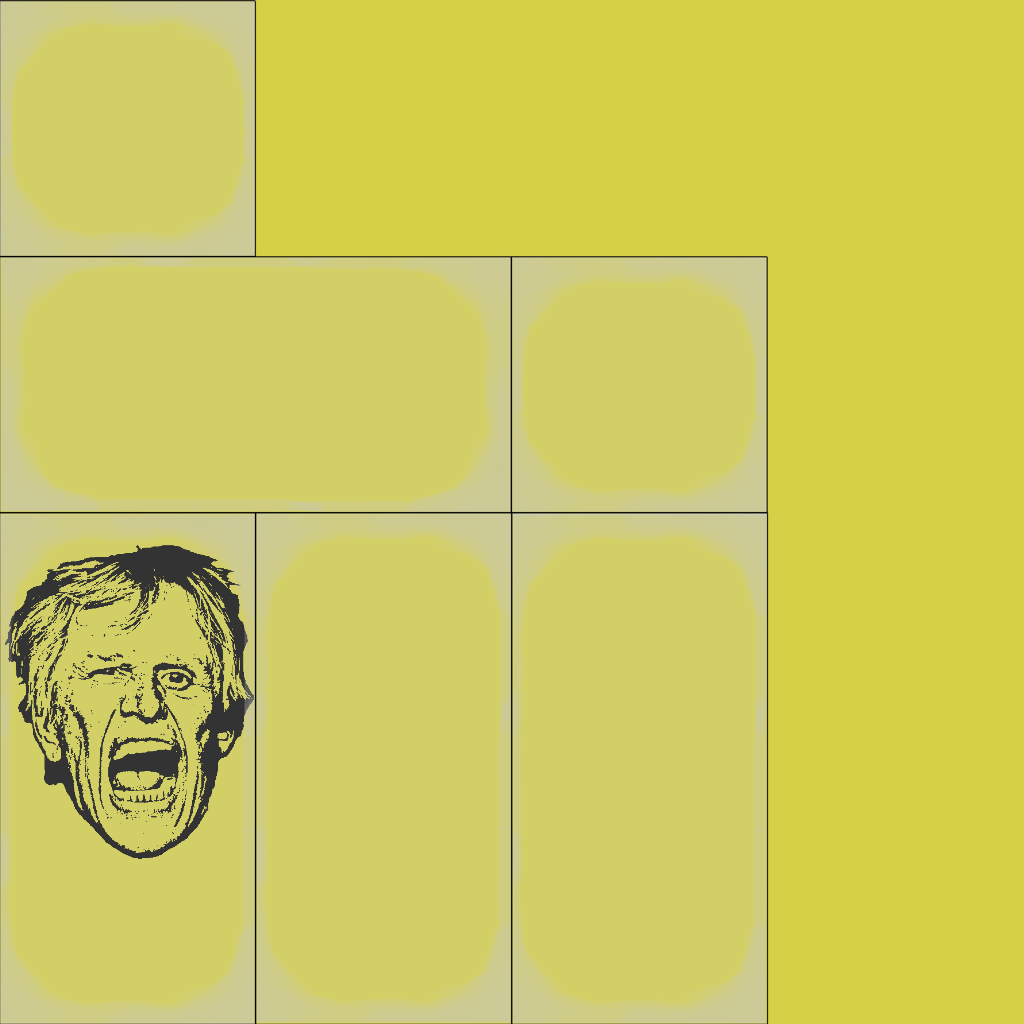
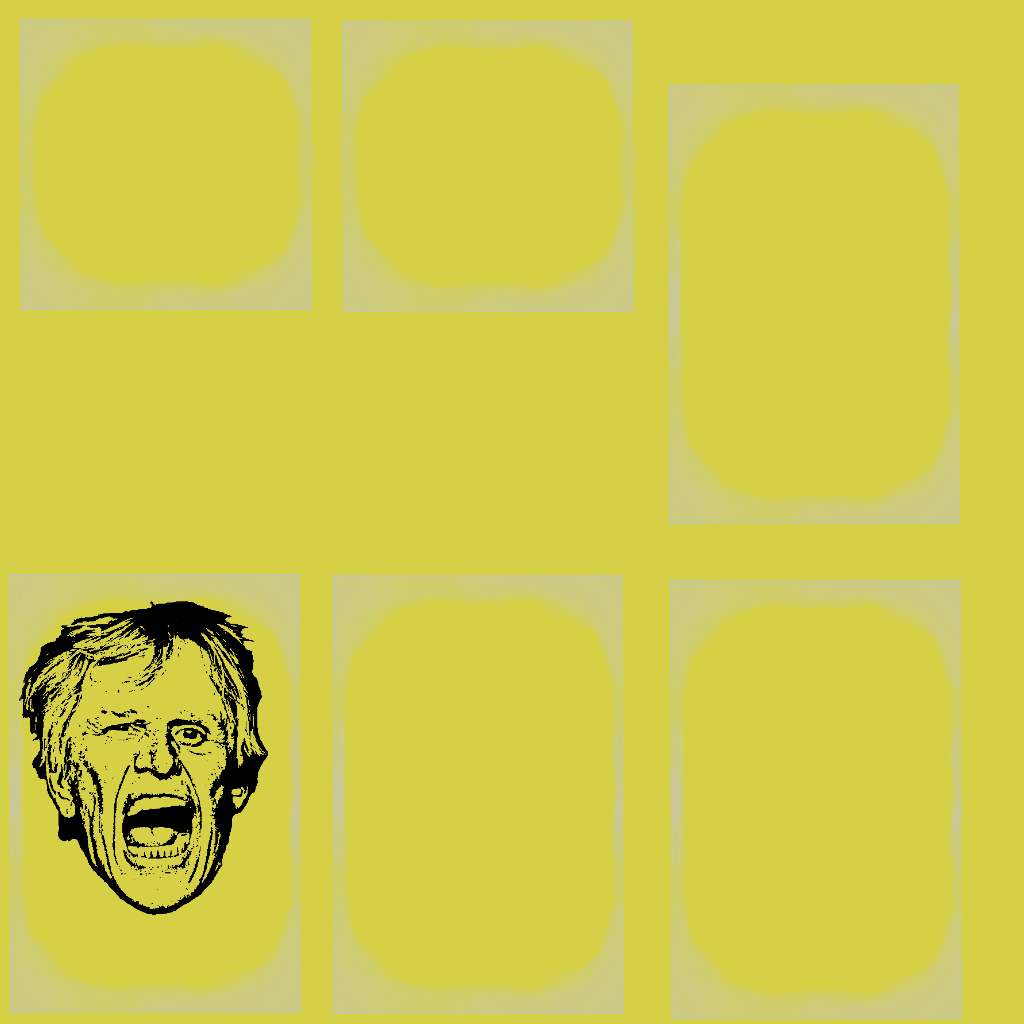
Layer changes from the first 1024 × 1024 image to the second:
removed layer "body.png" over [0,0,769,1024]
added layer "new-depth" above "front" over [8,19,964,1019]
painted on "front" over [4,545,268,915]
hid "depth", moved it below "layout" over [0,0,767,1024]
